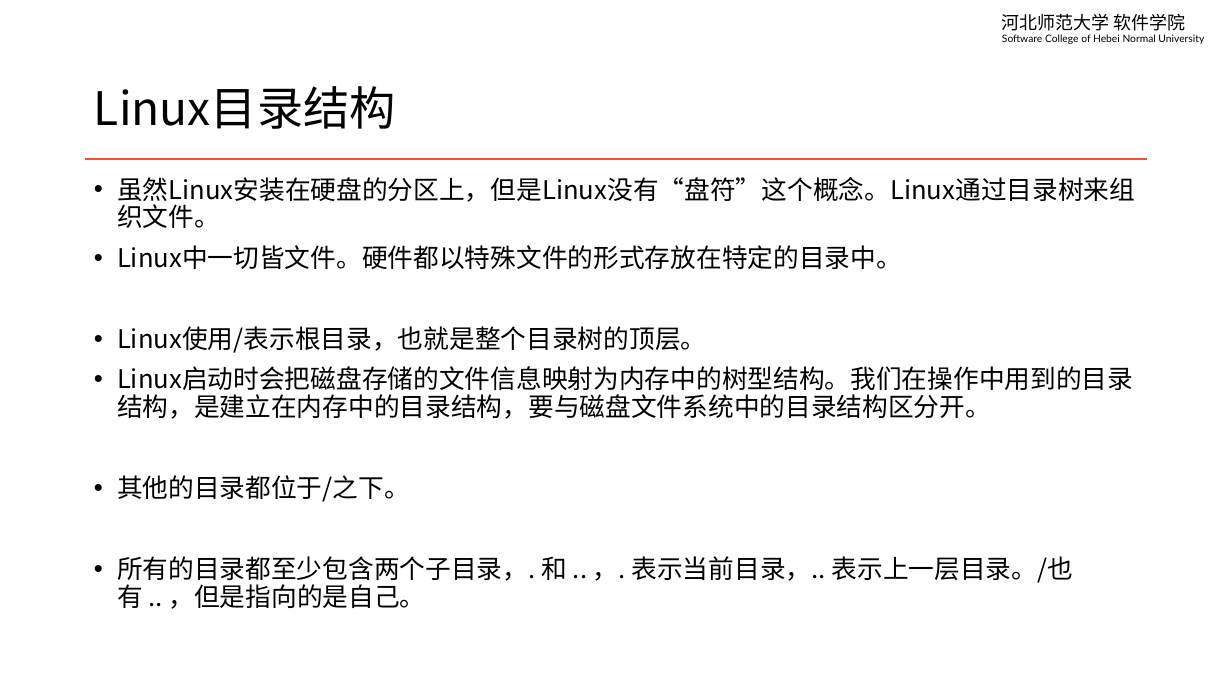
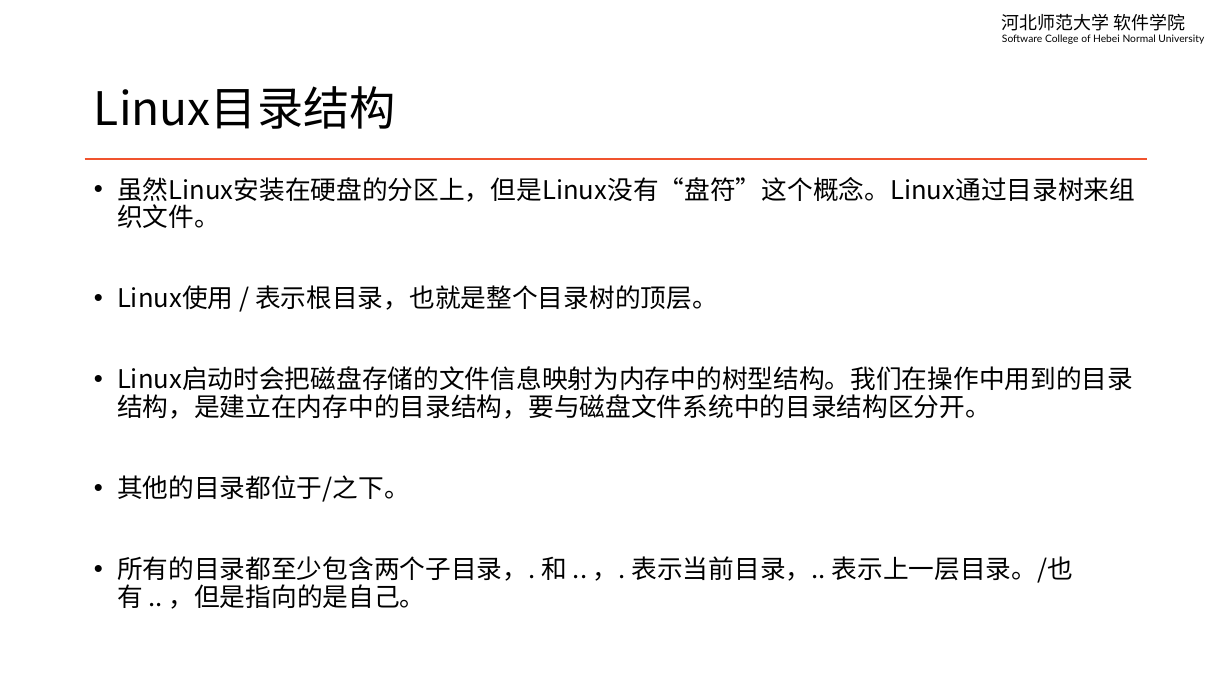
Before and after one commit to edu2act/course-linux-system, a slide deck: slide 3 of materials/slides/ch02-file-system-and-dir-architecture.pptx. Drawn at 1232x693 pixels with LibreOffice and Linux fonts; fonts in the diff are those of the drawing. Boxes give left, top, right and bottom in pixels: in the first picture for what was removed or moved away, otherwise in the second. Text is boxed around its words. In the diff, an @@ line names an element or a change of style, - is before the commit and + after.

```diff
--- a/materials/slides/ch02-file-system-and-dir-architecture.pptx
+++ b/materials/slides/ch02-file-system-and-dir-architecture.pptx
@@ text at [117, 285, 718, 310]: text changed @@
-• Linux中一切皆文件。硬件都以特殊文件的形式存放在特定的目录中。
-• Linux使用/表示根目录，也就是整个目录树的顶层。
+• Linux使用 / 表示根目录，也就是整个目录树的顶层。
```
Also in this commit, not shown: 6 other slides changed, 4 other files.
